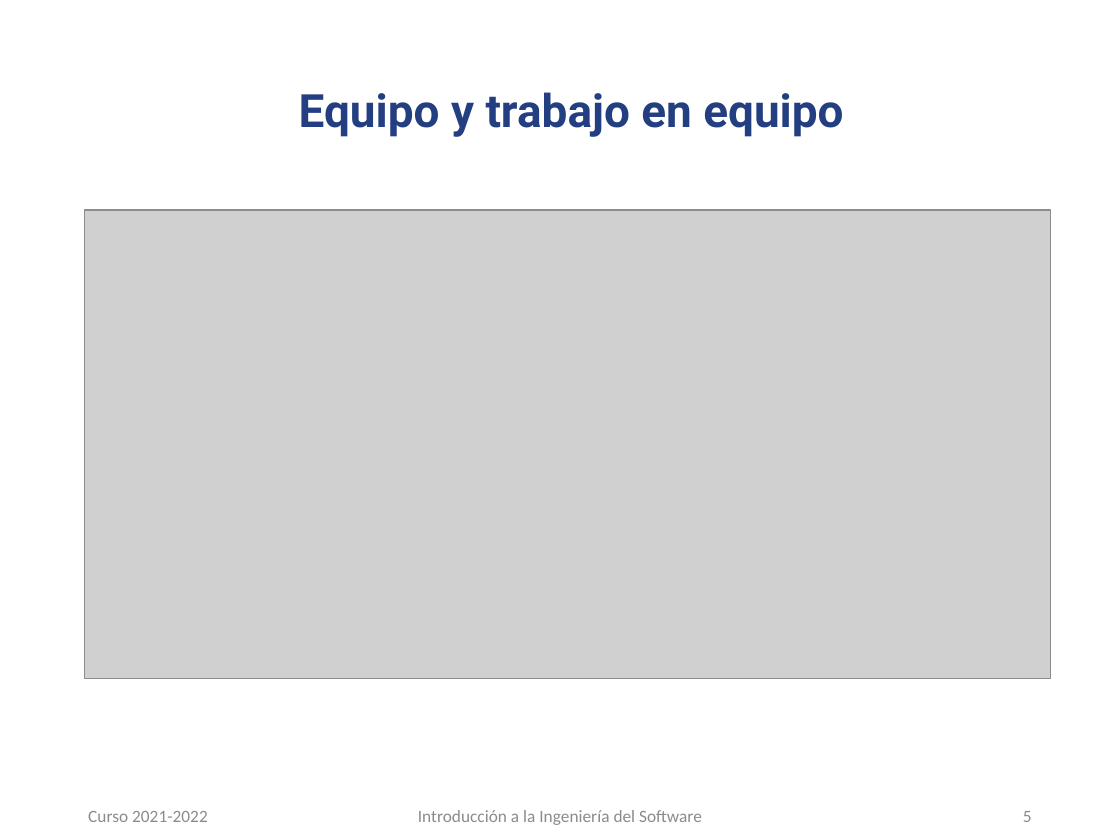
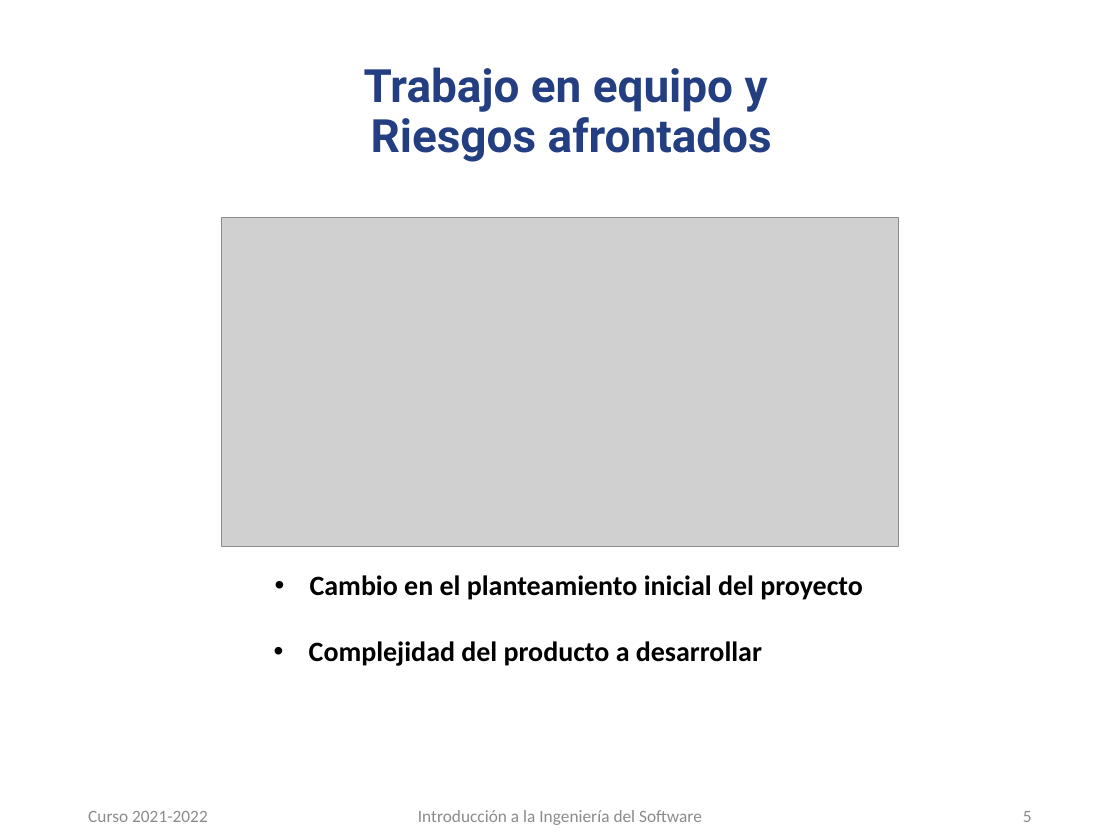
Before and after one commit to carloscmor/PRIMERA_FILA, a slide deck: slide 5 of PFentertainment_presentación.pptx. Drawn at 1120x840 pixels with LibreOffice and Linux fonts; fonts in the diff are those of the drawing; grey boxes stand for pictures; background and template pictures are left out. Boxes give left, top, right and bottom in pixels: in the first picture for what was removed or moved away, otherwise in the second. Text is boxed around its words. In the diff, an @@ line names an element or a change of style, - is before the commit and + after.

```diff
--- a/PFentertainment_presentación.pptx
+++ b/PFentertainment_presentación.pptx
@@ title at (364, 67, 772, 162): text changed @@
-Equipo y trabajo en equipo
+Trabajo en equipo y
+Riesgos afrontados
@@ picture: place and size @@
-picture at (85, 209, 1051, 678)
+picture at (222, 218, 898, 547)
@@ text added at (310, 575, 863, 600), 18 pt, text #000000, bold @@
+• Cambio en el planteamiento inicial del proyecto
@@ text added at (309, 641, 762, 666), 18 pt, text #000000, bold @@
+• Complejidad del producto a desarrollar
```
